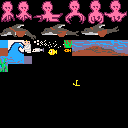
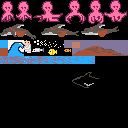
Comparing the layer stacks of the two 128x128 images. Changes:
painted on "Background" over [0, 40, 128, 88]
